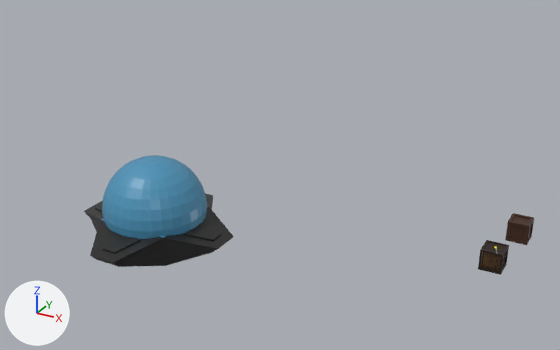
An edit to the Blender file blender/lowpoly-models/mod-1.blend, drawn before and after from the same camera.
One viewpoint serves both versions: a 50 mm lens placed at (12.3, -55.9, 35.1), pointed at (-15.8, -4.8, 9.5). Every picture has the same lights, and +X, +Y and +Z are marked at lower left.
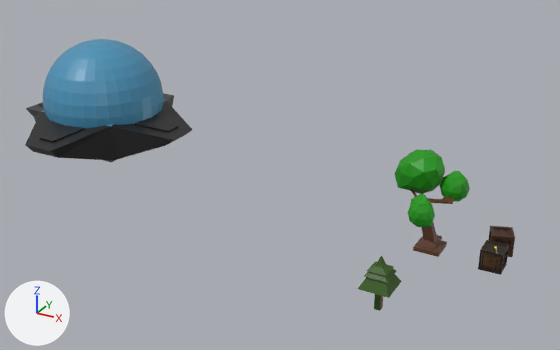
The change, as a list of edits to the scene's bpy script:
```text
Add mat_material_004:
    mat_material_004 = principled_material('Material.004')
    mat_material_004.texture = img_imphenziapalette01_png_001
Add mat_material_003:
    mat_material_003 = principled_material('Material.003')
    mat_material_003.texture = img_imphenziapalette01_png_001
Add me_cube_005:
    me_cube_005.from_pydata(...)  # 52 vertices, 51 faces, 4 loose edges; spans x -2.4..2.4, y -2.69..2.69, z -0.02..3.93
    me_cube_005.materials.append(mat_material_004)  # picture img_imphenziapalette01_png_001
Add me_cube_004:
    me_cube_004.from_pydata(...)  # 246 vertices, 350 faces; spans x -3.2..2.3, y -4.4..2.3, z -45.7..1.0
    me_cube_004.materials.append(mat_material_003)  # picture img_imphenziapalette01_png_001
Change ob_cube:
    ob_cube.location: (-25.34, -9.31, 6.37) -> (-25.63, -13.97, 17.22)
Change ob_cube_003:
    ob_cube_003.location: (0.8, 11.78, 1.09) -> (-0.13, 8.52, 1.09)
    ob_cube_003.rotation_euler: (0.0, 0.0, 0.0) -> (0.0, 0.0, 1.914)  # degrees (0, 0, 0) -> degrees (0, 0, 110)
Add ob_cube_005:
    ob_cube_005 = bpy.data.objects.new('Cube.005', me_cube_005)
    ob_cube_005.location = (-6.22, -5.87, 0.27)
    ob_cube_005.scale = (0.551, 0.508, 1.22)
Add ob_cube_004:
    ob_cube_004 = bpy.data.objects.new('Cube.004', me_cube_004)
    ob_cube_004.location = (-6.09, 6.49, -0.03)
    ob_cube_004.scale = (1.2, 1.2, -0.201)
```

Location of each change, (x1, y1, x2, y2) in pixels of the pictures (560 x 350 px):
'Cube', moved: before (84, 155, 234, 267); after (25, 39, 193, 162)
'Cube.004', added (green): after (395, 149, 470, 257)
'Cube.005', added (green): after (358, 256, 402, 311)
'Cube.003', moved, turned: before (505, 213, 534, 245); after (488, 226, 515, 257)
